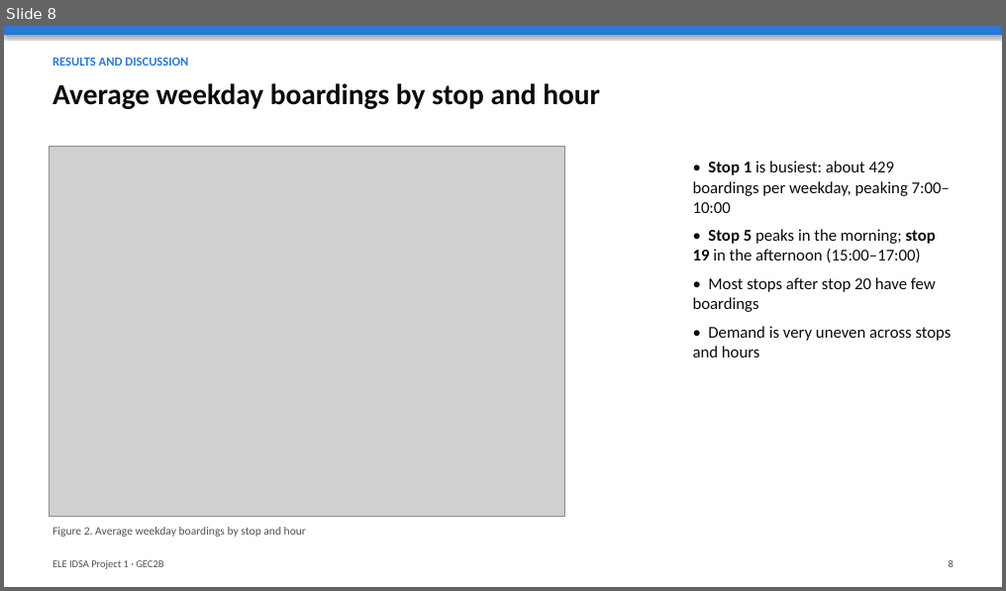
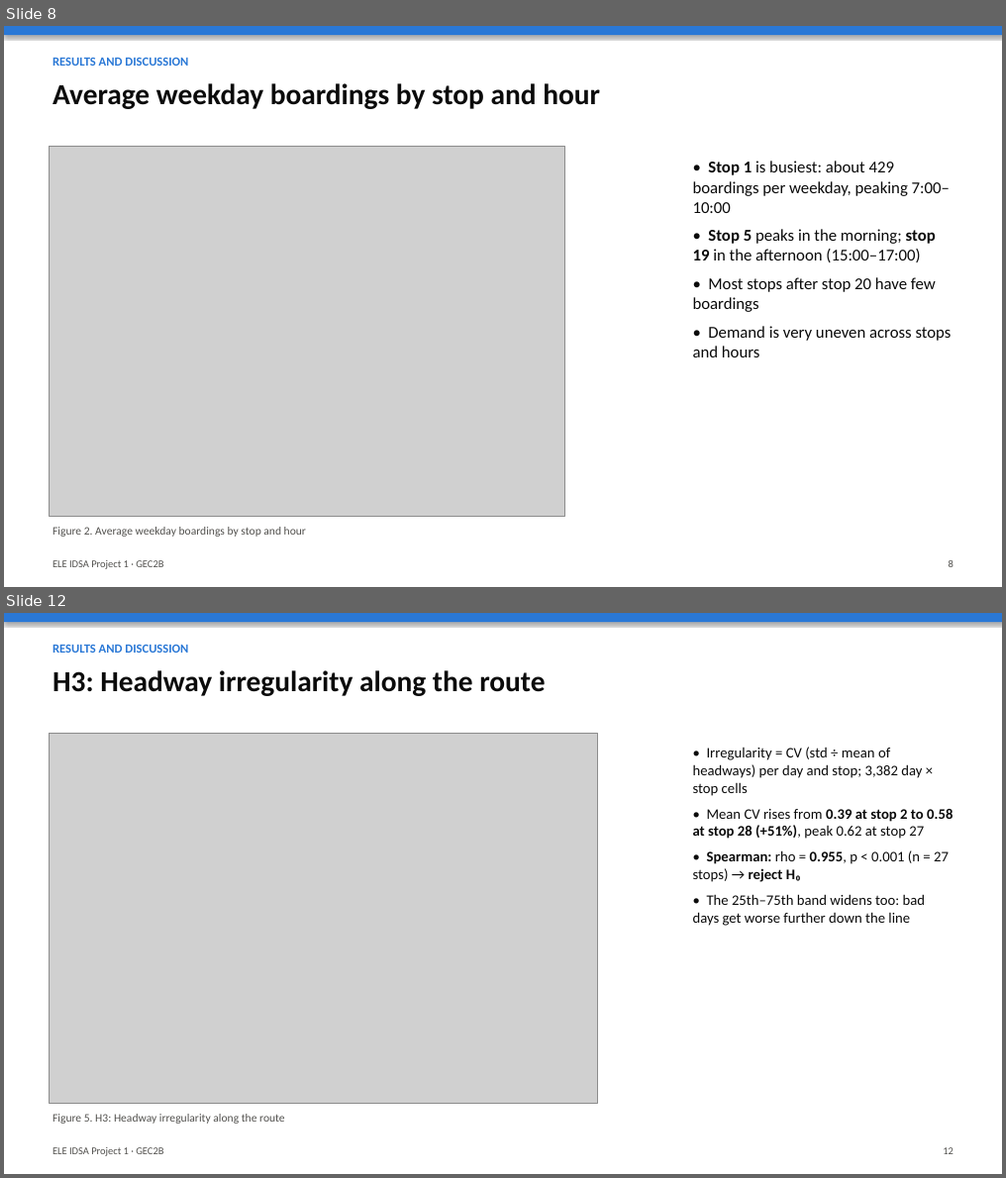
Before and after one commit to RJL-Marquez/ELE-IDSA-PROJECT-1, a slide deck: report/output/ELE_IDSA_Project1_Slides.pptx. Shown one above the other, each under a label of ours: slide 8 before the commit, slides 8 and 12 after it; the slides between them are not shown. The pictures are 1006x591 and 1006x1178 pixels, drawn with LibreOffice and Linux fonts; fonts in the diff are those of the drawing; grey boxes stand for pictures. Boxes give left, top, right and bottom in pixels: in the first picture for what was removed or moved away, otherwise in the second. Text is boxed around its words. In the diff, an @@ line names an element or a change of style, - is before the commit and + after.

```diff
--- a/report/output/ELE_IDSA_Project1_Slides.pptx
+++ b/report/output/ELE_IDSA_Project1_Slides.pptx
@@ slide 12 added at box(4, 613, 1002, 1174), background #FFFFFF @@
@@ rectangle added at box(4, 613, 1002, 622), fill #2A78D6 @@
@@ text added at box(53, 644, 188, 653), 12 pt, text #2A78D6, bold @@
+RESULTS AND DISCUSSION
@@ text added at box(53, 670, 545, 696), 28 pt, text #0B0B0B, bold @@
+H3: Headway irregularity along the route
@@ picture added at box(49, 733, 598, 1103) @@
@@ text added at box(693, 747, 952, 926), 14 pt, text #0B0B0B @@
+• Irregularity = CV (std ÷ mean of headways) per day and stop; 3,382 day × stop cells
+• Mean CV rises from 0.39 at stop 2 to 0.58 at stop 28 (+51%), peak 0.62 at stop 27
+• Spearman: rho = 0.955, p < 0.001 (n = 27 stops) → reject H₀
+• The 25th–75th band widens too: bad days get worse further down the line
@@ text added at box(53, 1114, 285, 1124), 11 pt, text #52514E @@
+Figure 5. H3: Headway irregularity along the route
@@ text added at box(53, 1148, 163, 1157), 10 pt, text #52514E @@
+ELE IDSA Project 1 · GEC2B
@@ text added at box(943, 1148, 953, 1155), 10 pt, text #52514E @@
+12
```
Also in this commit, not shown: 2 slides changed, 6 other slides added, 3 other files.
